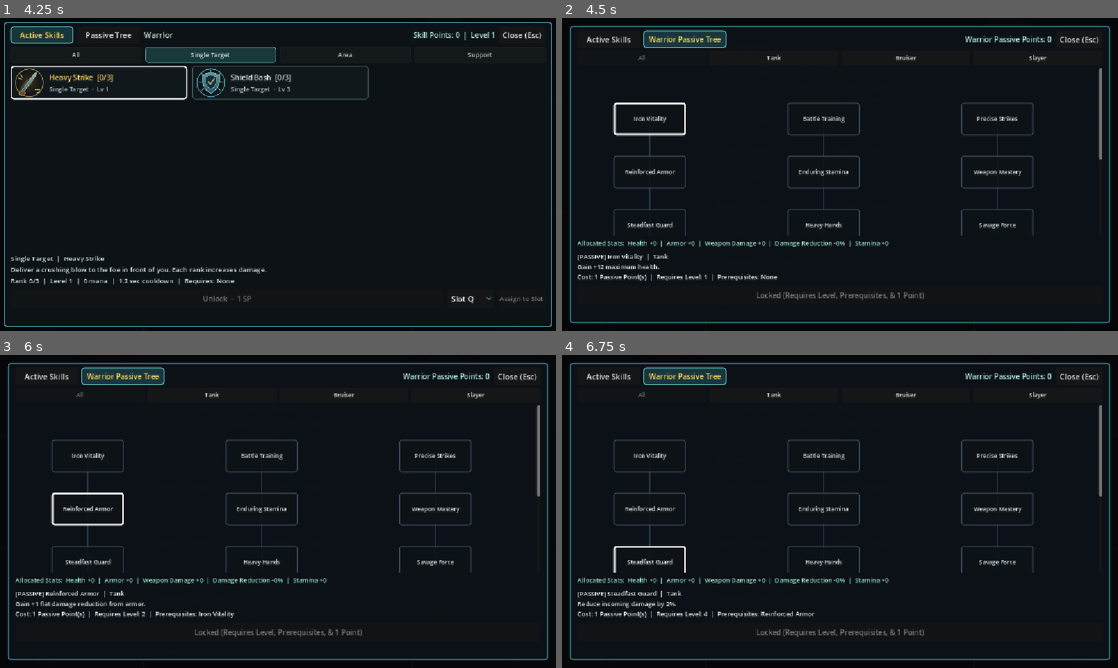
Above: before the commit, frames 1-4 (two rows, left to right).
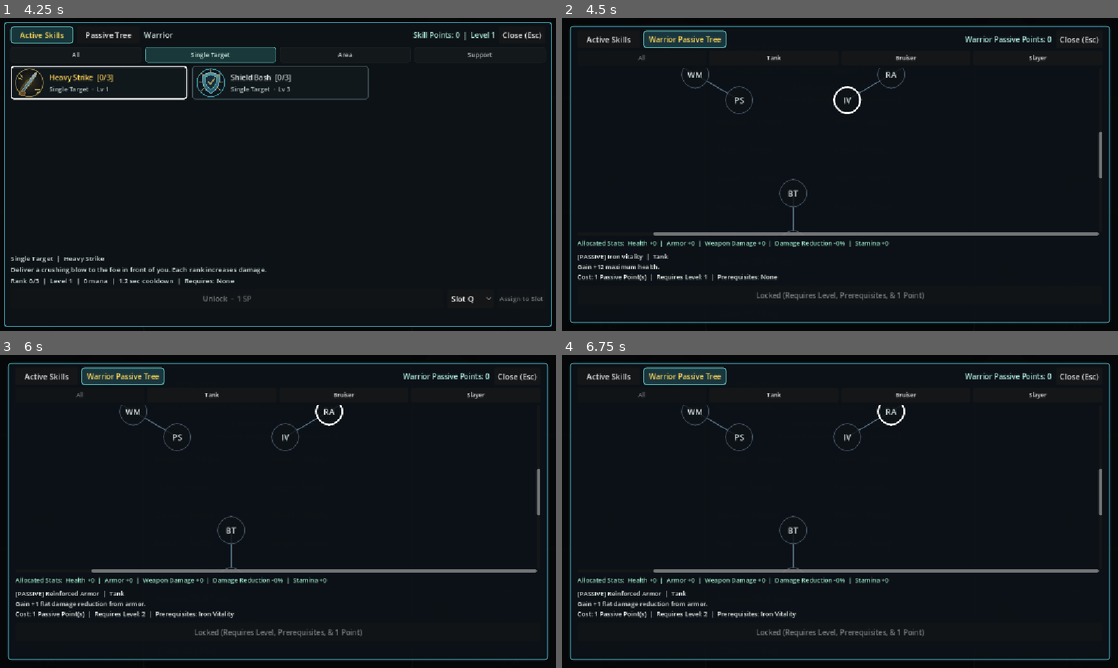
Above: after the commit, the same moments.

Repository: muyari/simple-game-godot
Game: Godot game, scene res://town.tscn
The game is run twice, just before and just after one commit, with the same random seed, the same clock (stepped at 60 frames per second) and the same inputs. This scene is started directly instead of the project's main scene.
Inputs:
- Up to frame 1 (4.25 s): click "Character (C)" at 0.5 s; click "Inventory (I)" at 1.25 s; click "Warrior Skill Tree" at 2 s; click "Single Target" at 2.75 s; click "Warrior Passive Tree (P)" at 3.5 s
- Up to frame 2 (4.5 s): click "Passive Tree" at 4.25 s
- Up to frame 3 (6 s): click "Iron Vitality" (after the commit: "IV") at 5 s; click "Reinforced Armor" (after the commit: "RA") at 5.75 s
- Up to frame 4 (6.75 s): click "Steadfast Guard" (after the commit: "SG") at 6.5 s

Frame 1 is identical in both runs. In frame 2, 3.7% of the frame differs, in the area x 9-98%, y 16-70%; in frame 3, 3.6%; in frame 4, 4.0%, in the area x 2-98%, y 16-84%.

Commit message:
circleeeeees in passive tree

Diff:
--- a/simple-game-godot/WitchSkillTree.gd
+++ b/simple-game-godot/WitchSkillTree.gd
@@ -17,12 +17,15 @@
 	"Astral Convergence"
 ]
 
-const GRID_CELL_W = 180.0
-const GRID_CELL_H = 110.0
-const PADDING_X = 60.0
-const PADDING_Y = 50.0
-const STANDARD_NODE_SIZE = Vector2(150.0, 68.0)
-const SUPER_NODE_SIZE = Vector2(174.0, 92.0)
+const RING_MARGIN = 12.0
+const RING_START_ANGLE = -PI * 0.5
+const NODE_DIAMETER = 58.0
+const DEPTH_STEP = 105.0
+const CENTER_HOLE = 24.0
+const ZOOM_MIN = 0.4
+const ZOOM_MAX = 2.0
+const ZOOM_STEP = 1.1
+const SUPER_NODE_SCALE = 1.45
 
 var active_tab: String = "passives"
 
@@ -45,6 +48,11 @@
 var passive_node_buttons: Dictionary = {}
 var node_container: Control
 var passive_scroll_container: ScrollContainer
+var passive_zoom := 1.0
+var _passive_dragging := false
+var _passive_drag_distance := 0.0
+var _passive_layout: Dictionary = {}
+var _passive_max_depth := 1
 var stats_summary_label: Label
 var passive_details_label: Label
 var passive_status_label: Label
@@ -464,18 +472,15 @@
 	passive_scroll_container = ScrollContainer.new()
 	passive_scroll_container.size_flags_vertical = Control.SIZE_EXPAND_FILL
 	passive_scroll_container.custom_minimum_size.y = 260.0
+	passive_scroll_container.gui_input.connect(_on_passive_scroll_input)
 	passives_container.add_child(passive_scroll_container)
 
-	var max_row := 0
-	for passive_id in _get_passive_order():
-		var definition := _get_passive_definition(passive_id)
-		max_row = maxi(max_row, int(definition.get("y", 0)))
 	node_container = Control.new()
-	node_container.custom_minimum_size = Vector2(
-		PADDING_X * 2.0 + GRID_CELL_W * 5.0,
-		PADDING_Y * 2.0 + GRID_CELL_H * (max_row + 1)
-	)
+	node_container.size_flags_vertical = Control.SIZE_EXPAND_FILL
+	node_container.size_flags_horizontal = Control.SIZE_EXPAND_FILL
 	node_container.draw.connect(_on_node_container_draw)
+	node_container.resized.connect(_layout_passive_nodes)
+	node_container.gui_input.connect(_on_passive_scroll_input)
 	passive_scroll_container.add_child(node_container)
 
 	_build_passive_nodes()
@@ -548,35 +553,168 @@
 	]
 
 
+func _get_ring_radius() -> float:
+	if _passive_layout.is_empty():
+		_build_passive_layout()
+	return CENTER_HOLE + DEPTH_STEP * float(_passive_max_depth + 1)
+
+
+func _get_passive_depth(passive_id: String, depths: Dictionary) -> int:
+	if depths.has(passive_id):
+		return depths[passive_id]
+	depths[passive_id] = 0
+	var depth := 0
+	var branch := str(_get_passive_definition(passive_id).get("branch", ""))
+	for prereq_id in _get_passive_definition(passive_id).get("prerequisites", []):
+		if str(_get_passive_definition(str(prereq_id)).get("branch", "")) != branch:
+			continue
+		depth = maxi(depth, _get_passive_depth(str(prereq_id), depths) + 1)
+	depths[passive_id] = depth
+	return depth
+
+
+# Builds id -> Vector2(angle, depth); each branch gets a sector, depth moves outward.
+func _build_passive_layout() -> void:
+	_passive_layout.clear()
+	var order := _get_passive_order()
+	var depths := {}
+	var branches: Array[String] = []
+	var max_depth := 1
+	for passive_id in order:
+		max_depth = maxi(max_depth, _get_passive_depth(passive_id, depths))
+		var branch := str(_get_passive_definition(passive_id).get("branch", ""))
+		if not branches.has(branch):
+			branches.append(branch)
+	_passive_max_depth = max_depth
+	var sector := TAU / float(maxi(branches.size(), 1))
+	for b_index in branches.size():
+		var by_depth := {}
+		for passive_id in order:
+			if str(_get_passive_definition(passive_id).get("branch", "")) == branches[b_index]:
+				var d: int = depths[passive_id]
+				if not by_depth.has(d):
+					by_depth[d] = []
+				by_depth[d].append(passive_id)
+		var center_angle := RING_START_ANGLE + sector * (float(b_index) + 0.5)
+		for d in by_depth:
+			var group: Array = by_depth[d]
+			for i in group.size():
+				var offset := (float(i) - (group.size() - 1) * 0.5) / float(group.size())
+				_passive_layout[group[i]] = Vector2(center_angle + offset * sector * 0.8, float(d))
+
+
+func _get_radial_step() -> float:
+	return DEPTH_STEP
+
+
+func _get_node_diameter(is_super: bool) -> float:
+	var base := NODE_DIAMETER * passive_zoom
+	return base * SUPER_NODE_SCALE if is_super else base
+
+
 func _get_node_center(passive_id: String) -> Vector2:
-	var def := _get_passive_definition(passive_id)
-	if def.is_empty():
-		return Vector2.ZERO
-	var gx := float(def.get("x", 0))
-	var gy := float(def.get("y", 0))
-	return Vector2(
-		PADDING_X + gx * GRID_CELL_W + GRID_CELL_W * 0.5,
-		PADDING_Y + gy * GRID_CELL_H + GRID_CELL_H * 0.5
-	)
+	if _passive_layout.is_empty():
+		_build_passive_layout()
+	if not _passive_layout.has(passive_id):
+		return node_container.size * 0.5
+	var polar: Vector2 = _passive_layout[passive_id]
+	var radius := (CENTER_HOLE + (polar.y + 1.0) * _get_radial_step()) * passive_zoom
+	return node_container.size * 0.5 + Vector2(cos(polar.x), sin(polar.x)) * radius
 
 
 func _build_passive_nodes() -> void:
+	_build_passive_layout()
+	_update_passive_canvas_size()
 	for passive_id in _get_passive_order():
 		var def := _get_passive_definition(passive_id)
-		var is_super := bool(def.get("is_super", false))
-		var center := _get_node_center(passive_id)
-		var node_size := SUPER_NODE_SIZE if is_super else STANDARD_NODE_SIZE
-
 		var node_btn := Button.new()
 		node_btn.name = "Node_%s" % passive_id
-		node_btn.custom_minimum_size = node_size
-		node_btn.size = node_size
-		node_btn.position = center - node_size * 0.5
-		node_btn.autowrap_mode = TextServer.AUTOWRAP_WORD_SMART
+		node_btn.clip_text = true
+		node_btn.tooltip_text = "%s\n%s" % [def.get("name", ""), def.get("description", "")]
 		node_btn.pressed.connect(_select_passive.bind(passive_id))
+		node_btn.gui_input.connect(_on_passive_scroll_input)
 		node_container.add_child(node_btn)
 		passive_node_buttons[passive_id] = node_btn
-
+	_layout_passive_nodes()
+	_center_passive_scroll.call_deferred()
+
+
+func _update_passive_canvas_size() -> void:
+	var canvas_side := 2.0 * (_get_ring_radius() + NODE_DIAMETER * SUPER_NODE_SCALE) * passive_zoom
+	node_container.custom_minimum_size = Vector2(canvas_side, canvas_side)
+
+
+func _on_passive_scroll_input(event: InputEvent) -> void:
+	if event is InputEventMouseMotion and _passive_dragging:
+		_passive_drag_distance += event.relative.length()
+		passive_scroll_container.scroll_horizontal -= int(event.relative.x)
+		passive_scroll_container.scroll_vertical -= int(event.relative.y)
+		return
+	if not (event is InputEventMouseButton):
+		return
+	if event.button_index == MOUSE_BUTTON_LEFT:
+		_passive_dragging = event.pressed
+		if event.pressed:
+			_passive_drag_distance = 0.0
+		return
+	if not event.pressed:
+		return
+	if event.button_index == MOUSE_BUTTON_WHEEL_UP:
+		_set_passive_zoom(passive_zoom * ZOOM_STEP)
+	elif event.button_index == MOUSE_BUTTON_WHEEL_DOWN:
+		_set_passive_zoom(passive_zoom / ZOOM_STEP)
+	else:
+		return
+	get_viewport().set_input_as_handled()
+
+
+func _set_passive_zoom(new_zoom: float) -> void:
+	new_zoom = clampf(new_zoom, ZOOM_MIN, ZOOM_MAX)
+	if is_equal_approx(new_zoom, passive_zoom):
+		return
+	var view := passive_scroll_container.size
+	var scroll := Vector2(passive_scroll_container.scroll_horizontal, passive_scroll_container.scroll_vertical)
+	var focus := (scroll + view * 0.5) / passive_zoom
+	passive_zoom = new_zoom
+	_update_passive_canvas_size()
+	_layout_passive_nodes()
+	var target := focus * passive_zoom - view * 0.5
+	_apply_passive_scroll.call_deferred(target)
+
+
+func _apply_passive_scroll(target: Vector2) -> void:
+	passive_scroll_container.scroll_horizontal = int(target.x)
+	passive_scroll_container.scroll_vertical = int(target.y)
+
+
+func _center_passive_scroll() -> void:
+	passive_scroll_container.scroll_horizontal = int((node_container.custom_minimum_size.x - passive_scroll_container.size.x) * 0.5)
+	passive_scroll_container.scroll_vertical = int((node_container.custom_minimum_size.y - passive_scroll_container.size.y) * 0.5)
+
+
+func _layout_passive_nodes() -> void:
+	if node_container == null:
+		return
+	for passive_id in passive_node_buttons:
+		var def := _get_passive_definition(passive_id)
+		var diameter := _get_node_diameter(bool(def.get("is_super", false)))
+		var node_btn: Button = passive_node_buttons[passive_id]
+		node_btn.custom_minimum_size = Vector2(diameter, diameter)
+		node_btn.size = Vector2(diameter, diameter)
+		node_btn.position = _get_node_center(passive_id) - node_btn.size * 0.5
+		node_btn.add_theme_font_size_override("font_size", clampi(int(diameter * 0.3), 8, 18))
+	if is_inside_tree() and not passive_node_buttons.is_empty():
+		_refresh_node_styles()
+	node_container.queue_redraw()
+
+
+func _get_node_initials(node_name: String) -> String:
+	var initials := ""
+	for word in node_name.split(" ", false):
+		initials += word.substr(0, 1).to_upper()
+		if initials.length() >= 2:
+			break
+	return initials
 
 func _on_node_container_draw() -> void:
 	for passive_id in _get_passive_order():
@@ -588,7 +726,7 @@
 		for prereq_id in prereqs:
 			var req_center := _get_node_center(str(prereq_id))
 			var prereq_unlocked := _is_passive_unlocked(str(prereq_id))
-			var line_color := Color("#73f4e1") if (is_unlocked and prereq_unlocked) else Color(0.24, 0.32, 0.38, 0.7)
+			var line_color := Color("#73f4e1") if (is_unlocked and prereq_unlocked) else Color(0.36, 0.48, 0.56, 0.85)
 			var line_width := 4.0 if (is_unlocked and prereq_unlocked) else 2.0
 			node_container.draw_line(req_center, p_center, line_color, line_width, true)
 
@@ -605,6 +743,8 @@
 
 
 func _select_passive(passive_id: String) -> void:
+	if _passive_drag_distance > 6.0:
+		return
 	selected_passive_id = passive_id
 	_refresh_passives()
 
@@ -617,7 +757,15 @@
 		var b_btn: Button = passive_branch_buttons[b_name]
 		b_btn.disabled = b_name == selected_passive_branch
 
+	_refresh_node_styles()
+	_refresh_passive_summary()
+	_refresh_passive_details()
+
+
+func _refresh_node_styles() -> void:
 	for passive_id in _get_passive_order():
+		if not passive_node_buttons.has(passive_id):
+			continue
 		var def := _get_passive_definition(passive_id)
 		var is_super := bool(def.get("is_super", false))
 		var is_unlocked := _is_passive_unlocked(passive_id)
@@ -628,8 +776,13 @@
 		node_btn.modulate = Color(1.0, 1.0, 1.0, 1.0 if matches_branch else 0.35)
 
 		var style := StyleBoxFlat.new()
-		style.set_corner_radius_all(8 if is_super else 5)
-		style.set_border_width_all(3 if is_super else 2)
+		style.set_corner_radius_all(int(node_btn.size.x * 0.5))
+		style.set_border_width_all(4 if is_super else 2)
+		style.content_margin_left = 0.0
+		style.content_margin_right = 0.0
+		if is_super:
+			style.shadow_color = Color(1.0, 0.84, 0.35, 0.45)
+			style.shadow_size = 8
 
 		if is_unlocked:
 			style.bg_color = Color(0.08, 0.28, 0.24, 0.95) if not is_super else Color(0.35, 0.24, 0.05, 0.95)
@@ -648,18 +801,12 @@
 		node_btn.add_theme_stylebox_override("normal", style)
 		node_btn.add_theme_stylebox_override("hover", style)
 		node_btn.add_theme_stylebox_override("pressed", style)
-
-		var prefix := "[SUPER] " if is_super else ""
-		var status_text := " [Allocated]" if is_unlocked else ""
-		node_btn.text = "%s%s%s" % [prefix, def.get("name", ""), status_text]
-		node_btn.add_theme_font_size_override("font_size", 13 if is_super else 12)
+		node_btn.text = ("★" if is_super else "") + _get_node_initials(str(def.get("name", "")))
 
 		var font_col := Color("#ffd559") if is_super else (Color("#b6f0e2") if is_unlocked else Color("#d6e0df"))
 		node_btn.add_theme_color_override("font_color", font_col)
 
 	node_container.queue_redraw()
-	_refresh_passive_summary()
-	_refresh_passive_details()
 
 
 func _refresh_passive_summary() -> void:
--- a/simple-game-godot/project.godot
+++ b/simple-game-godot/project.godot
@@ -11,9 +11,9 @@
 [application]
 
 config/name="Exiles Reach"
+run/main_scene="res://Menu.tscn"
 config/features=PackedStringArray("4.7", "Forward Plus")
 config/icon="res://icon.svg"
-run/main_scene="res://Menu.tscn"
 
 [autoload]
 
@@ -24,29 +24,33 @@
 window/stretch/mode="canvas_items"
 window/stretch/aspect="expand"
 
+[input]
+
+move_left={
+"deadzone": 0.2,
+"events": [Object(InputEventKey,"resource_local_to_scene":false,"resource_name":"","device":16,"window_id":0,"alt_pressed":false,"shift_pressed":false,"ctrl_pressed":false,"meta_pressed":false,"pressed":false,"keycode":0,"physical_keycode":4194319,"key_label":0,"unicode":0,"location":0,"echo":false,"script":null)
+]
+}
+move_right={
+"deadzone": 0.2,
+"events": [Object(InputEventKey,"resource_local_to_scene":false,"resource_name":"","device":16,"window_id":0,"alt_pressed":false,"shift_pressed":false,"ctrl_pressed":false,"meta_pressed":false,"pressed":false,"keycode":0,"physical_keycode":4194321,"key_label":0,"unicode":0,"location":0,"echo":false,"script":null)
+]
+}
+move_up={
+"deadzone": 0.2,
+"events": [Object(InputEventKey,"resource_local_to_scene":false,"resource_name":"","device":16,"window_id":0,"alt_pressed":false,"shift_pressed":false,"ctrl_pressed":false,"meta_pressed":false,"pressed":false,"keycode":0,"physical_keycode":4194320,"key_label":0,"unicode":0,"location":0,"echo":false,"script":null)
+]
+}
+move_down={
+"deadzone": 0.2,
+"events": [Object(InputEventKey,"resource_local_to_scene":false,"resource_name":"","device":16,"window_id":0,"alt_pressed":false,"shift_pressed":false,"ctrl_pressed":false,"meta_pressed":false,"pressed":false,"keycode":0,"physical_keycode":4194322,"key_label":0,"unicode":0,"location":0,"echo":false,"script":null)
+]
+}
+
 [physics]
 
 3d/physics_engine="Jolt Physics"
 
-[input]
-
-move_left={
-"deadzone": 0.2,
-"events": [Object(InputEventKey,"physical_keycode":4194319)]
-}
-move_right={
-"deadzone": 0.2,
-"events": [Object(InputEventKey,"physical_keycode":4194321)]
-}
-move_up={
-"deadzone": 0.2,
-"events": [Object(InputEventKey,"physical_keycode":4194320)]
-}
-move_down={
-"deadzone": 0.2,
-"events": [Object(InputEventKey,"physical_keycode":4194322)]
-}
-
 [rendering]
 
 rendering_device/driver.windows="d3d12"
